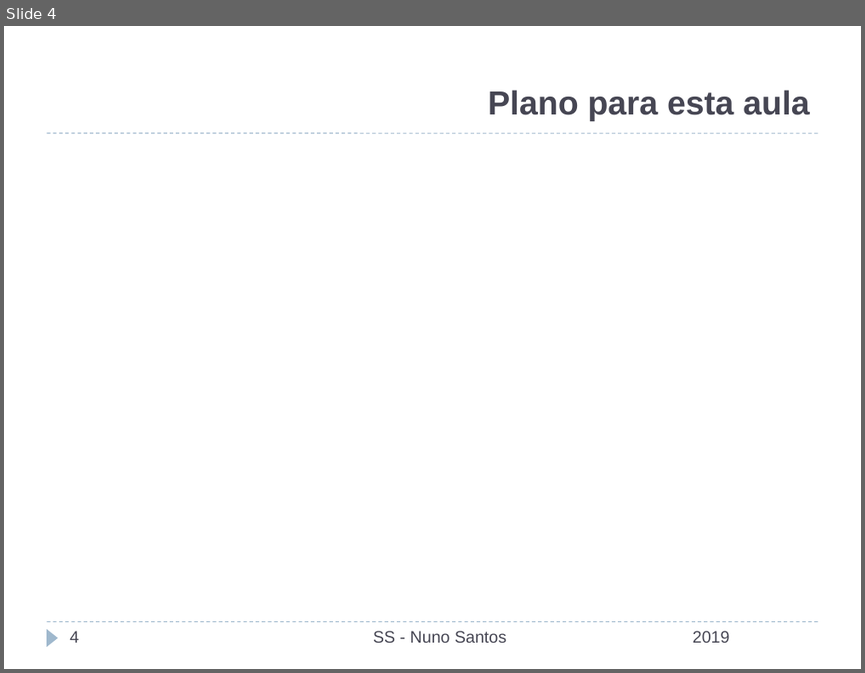
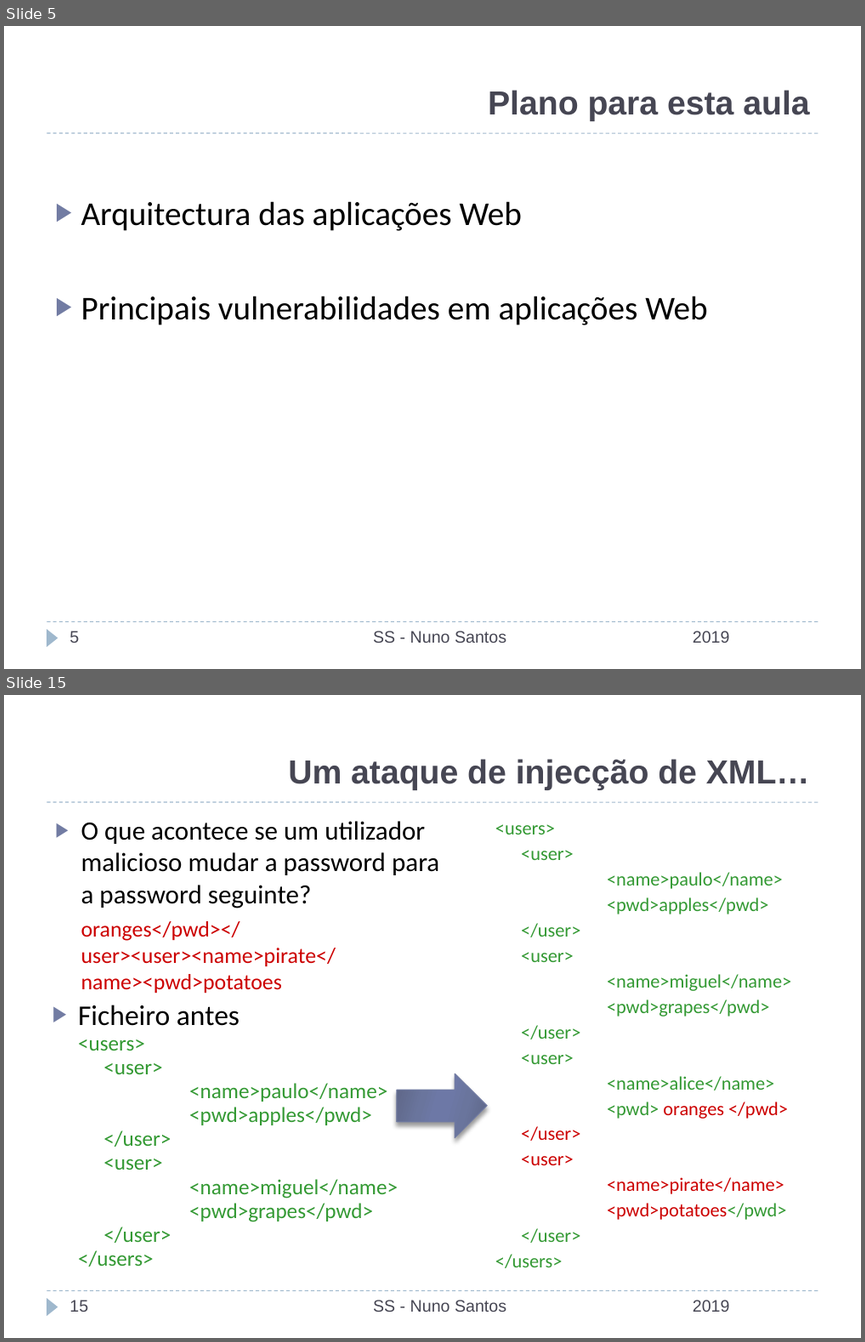
Before and after one commit to nuno-santos/acite2019, a slide deck: teoricas/acite2019-05-web_bd.pptx. Shown one above the other, each under a label of ours: slide 4 before the commit, slides 5 and 15 after it; the slides between them are not shown. The pictures are 865x673 and 865x1342 pixels, drawn with LibreOffice and Linux fonts; fonts in the diff are those of the drawing; background and template pictures are left out. Boxes give left, top, right and bottom in pixels: in the first picture for what was removed or moved away, otherwise in the second. Text is boxed around its words. In the diff, an @@ line names an element or a change of style, - is before the commit and + after.

```diff
--- a/teoricas/acite2019-05-web_bd.pptx
+++ b/teoricas/acite2019-05-web_bd.pptx
@@ slide 15 added at (x1=4, y1=695, x2=861, y2=1338), background #FFFFFF; not listed: 3 template elements that a slide beside it also shows @@
@@ title added at (x1=288, y1=759, x2=810, y2=790), 28 pt, text #464653, bold @@
+Um ataque de injecção de XML…
@@ text added at (x1=81, y1=821, x2=439, y2=993), 22.2 pt, text #000000 @@
+▶ O que acontece se um utilizador malicioso mudar a password para a password seguinte?
+  oranges</pwd></user><user><name>pirate</name><pwd>potatoes
@@ text added at (x1=495, y1=824, x2=791, y2=1268), 16 pt, text #339933 @@
+<users>
+<user>
+<name>paulo</name>
+<pwd>apples</pwd>
+</user>
+<user>
+<name>miguel</name>
+<pwd>grapes</pwd>
+</user>
+<user>
+<name>alice</name>
+<pwd> oranges </pwd>
+</user>
+<user>
+<name>pirate</name>
+<pwd>potatoes</pwd>
+</user>
+</users>
@@ text added at (x1=78, y1=1004, x2=398, y2=1266), 18 pt, text #339933 @@
+▶ Ficheiro antes
+  <users>
+  <user>
+  <name>paulo</name>
+  <pwd>apples</pwd>
+  </user>
+  <user>
+  <name>miguel</name>
+  <pwd>grapes</pwd>
+  </user>
+  </users>
@@ right arrow added at (x1=397, y1=1074, x2=487, y2=1138), fill gradient #5D6585 to #6B759E to #6E79A7, outline #727CA3 0.75 pt @@
@@ page number added at (x1=69, y1=1299, x2=88, y2=1311), 14 pt, text #464653 @@
+15
@@ text added at (x1=373, y1=1299, x2=506, y2=1311), 14 pt, text #464653 @@
+SS - Nuno Santos
@@ text added at (x1=692, y1=1299, x2=730, y2=1311), 14 pt, text #464653 @@
+2019
@@ what was slide 4 is now slide 5 @@
@@ slide 5 changed as well @@
@@ text added at (x1=81, y1=201, x2=707, y2=325), 28 pt, text #000000 @@
+▶ Arquitectura das aplicações Web
+▶ Principais vulnerabilidades em aplicações Web
@@ page number at (x1=69, y1=630, x2=79, y2=642): text changed @@
-4
+5
```
Also in this commit, not shown: 7 other slides changed, 13 other slides added, 3 slides removed.
